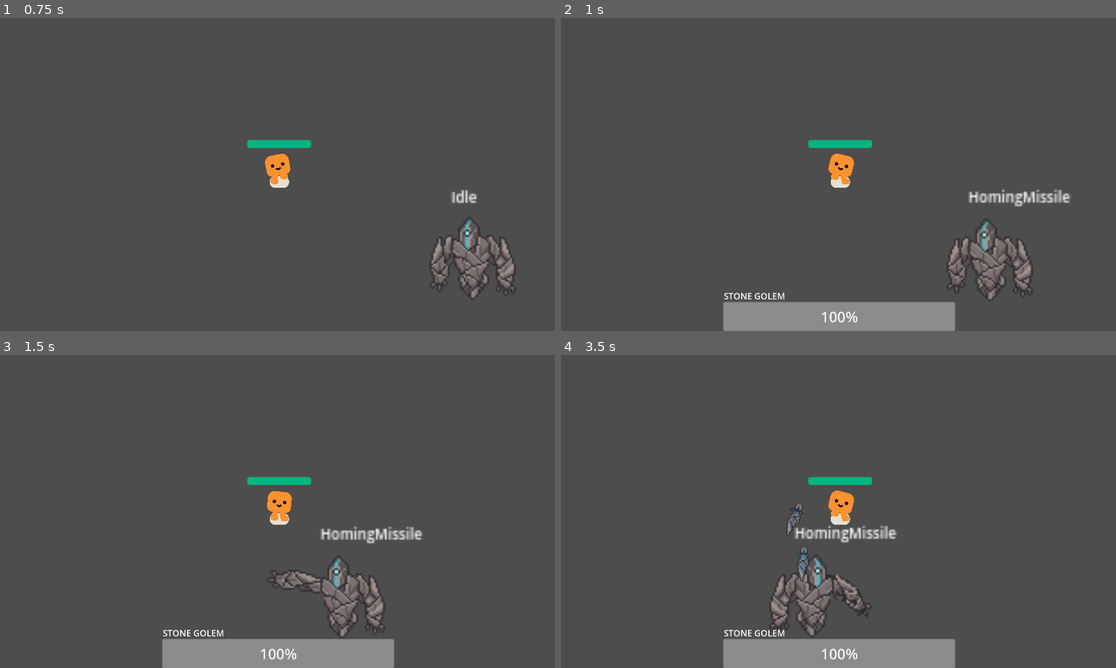
Above: before the commit, frames 1-4 (two rows, left to right).
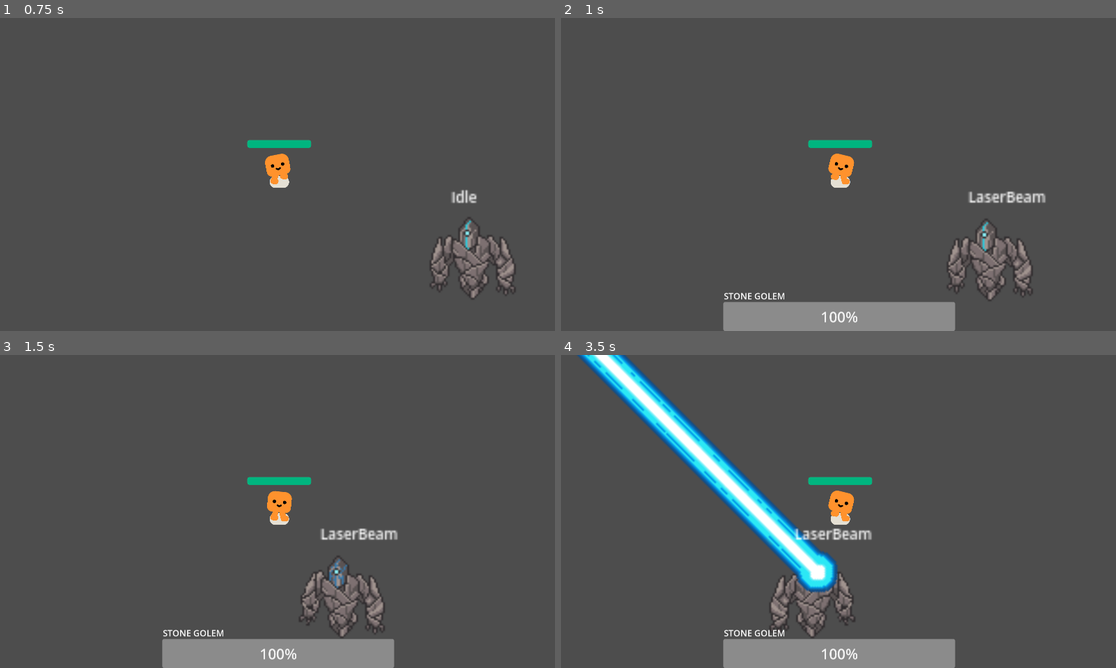
Above: after the commit, the same moments.

Repository: Tonykuang1028/FinalProject
Game: Godot game, scene res://bossroom.tscn
Same seed, same stepped clock (60 frames per second), same inputs: the game is played once before the commit and once after it. This scene is started directly instead of the project's main scene.
Inputs:
- Up to frame 1 (0.75 s): tap Enter (ui_accept) at 0.5 s; hold D (move_right) from 0.53 s (still down)
- Up to frame 2 (1 s): keep holding D (move_right); tap Enter (ui_accept) at 0.77 s
- Up to frame 3 (1.5 s): keep holding D (move_right)
- Up to frame 4 (3.5 s): tap Enter (ui_accept) at 1.52, 3.02 s; release D (move_right) at 2.03 s; hold A (move_left) 2.03-2.78 s; hold D (move_right) from 2.78 s (still down)

Frame 1 is identical in both runs. In frame 2, 0.4% of the frame differs, in the area x 73-92%, y 54-61%; in frame 3, 1.0%; in frame 4, 7.6%, in the area x 2-61%, y 0-90%.

Commit message:
boss now shoots laser

Diff:
--- a/Follow.gd
+++ b/Follow.gd
@@ -15,4 +15,9 @@
 	if distance < 30:
 		get_parent().change_state("MeeleAttack")
 	elif distance > 130:
-		get_parent().change_state("HomingMissile")
+		var chance = randi() % 2
+		match chance:
+			0:
+				get_parent().change_state("HomingMissile")
+			1:
+				get_parent().change_state("LaserBeam")
--- /dev/null
+++ b/LaserBeam.gd
@@ -0,0 +1,23 @@
+extends State
+
+@onready var pivot = $"../../pivot"
+var can_transition: bool = false
+
+func _enter():
+	super._enter()
+	await play_animation("laser_cast")
+	await play_animation("laser")
+	can_transition = true
+
+func play_animation(anim_name):
+	animation_player.play(anim_name)
+	await animation_player.animation_finished
+
+func set_target():
+	pivot.rotation = (owner.direction - pivot.position).angle()
+
+func transition():
+	if can_transition:
+		can_transition = false
+
+		get_parent().change_state("Follow")
--- a/stone_golem.tscn
+++ b/stone_golem.tscn
@@ -10,6 +10,7 @@
 [ext_resource type="Script" path="res://MeeleAttack.gd" id="7_78qej"]
 [ext_resource type="Script" path="res://HomingMissile.gd" id="8_kgbfm"]
 [ext_resource type="PackedScene" uid="uid://dk264ms146u5v" path="res://bulleted.tscn" id="9_aahki"]
+[ext_resource type="Script" path="res://LaserBeam.gd" id="10_3201m"]
 [ext_resource type="Script" path="res://Dash.gd" id="11_fqcgd"]
 
 [sub_resource type="Animation" id="Animation_igvx2"]
@@ -226,6 +227,20 @@
 "transitions": PackedFloat32Array(1, 1, 1, 1, 1, 1, 1, 1, 1, 1, 1, 1, 1, 1),
 "update": 1,
 "values": [0, 1, 2, 3, 4, 5, 6, 7, 8, 9, 10, 11, 12, 13]
+}
+tracks/1/type = "method"
+tracks/1/imported = false
+tracks/1/enabled = true
+tracks/1/path = NodePath("FiniteStateMachine/LaserBeam")
+tracks/1/interp = 1
+tracks/1/loop_wrap = true
+tracks/1/keys = {
+"times": PackedFloat32Array(0.875),
+"transitions": PackedFloat32Array(1),
+"values": [{
+"args": [],
+"method": &"set_target"
+}]
 }
 
 [sub_resource type="Animation" id="Animation_f8n8j"]
@@ -440,7 +455,7 @@
 bulleted_node = ExtResource("9_aahki")
 
 [node name="LaserBeam" type="Node2D" parent="FiniteStateMachine"]
-script = ExtResource("3_nieqw")
+script = ExtResource("10_3201m")
 
 [node name="ArmorBuff" type="Node2D" parent="FiniteStateMachine"]
 script = ExtResource("3_nieqw")
Not shown: 1 places in stone_golem.tscn that only renumber resources
